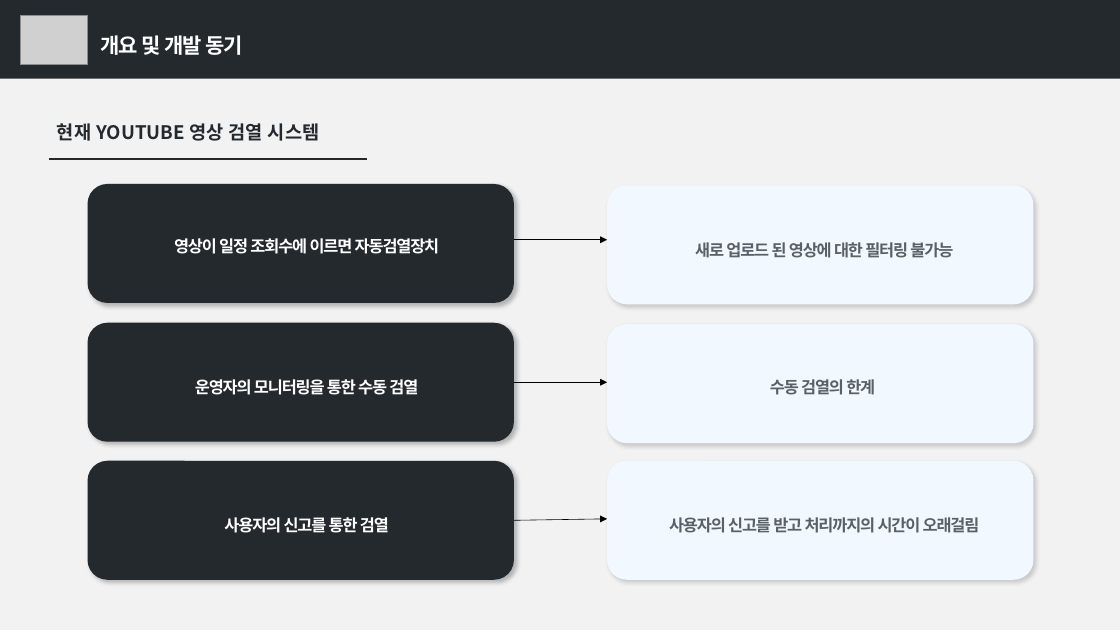
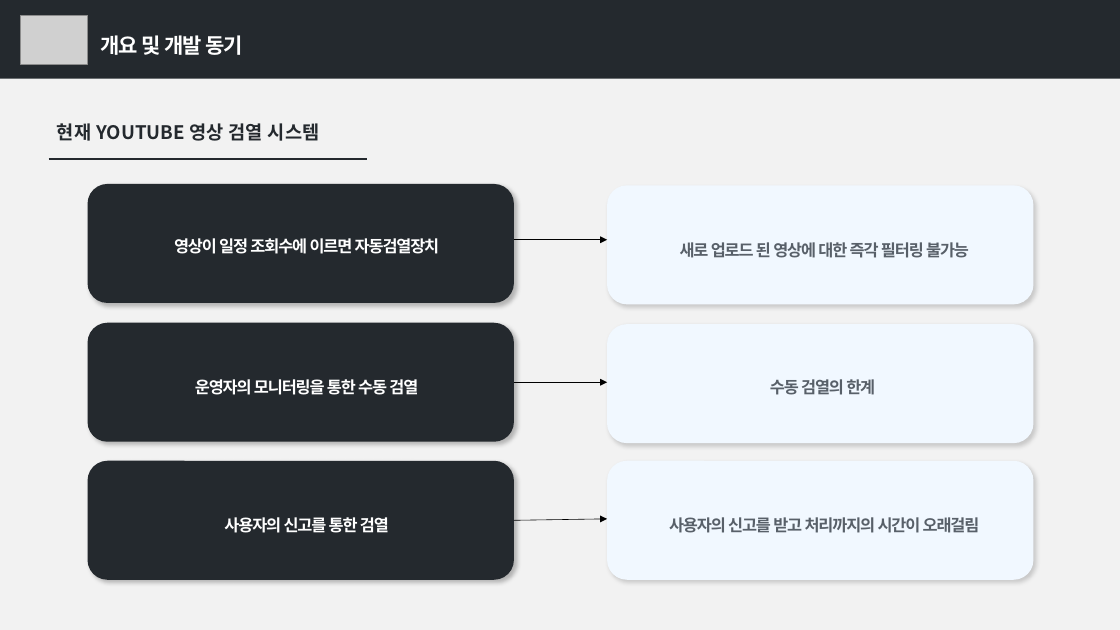
Before and after one commit to kookmin-sw/capstone-2020-4, a slide deck: slide 7 of doc/2020-4조_발표PPT.pptx. Drawn at 1120x630 pixels with LibreOffice and Linux fonts; fonts in the diff are those of the drawing; grey boxes stand for pictures. Boxes give left, top, right and bottom in pixels: in the first picture for what was removed or moved away, otherwise in the second. Text is boxed around its words. In the diff, an @@ line names an element or a change of style, - is before the commit and + after.

```diff
--- a/doc/2020-4조_발표PPT.pptx
+++ b/doc/2020-4조_발표PPT.pptx
@@ text in rounded rectangle at (680,242,969,258): text changed @@
-  새로 업로드 된 영상에 대한 필터링 불가능
+  새로 업로드 된 영상에 대한 즉각 필터링 불가능
```
Also in this commit, not shown: 2 other slides changed.
